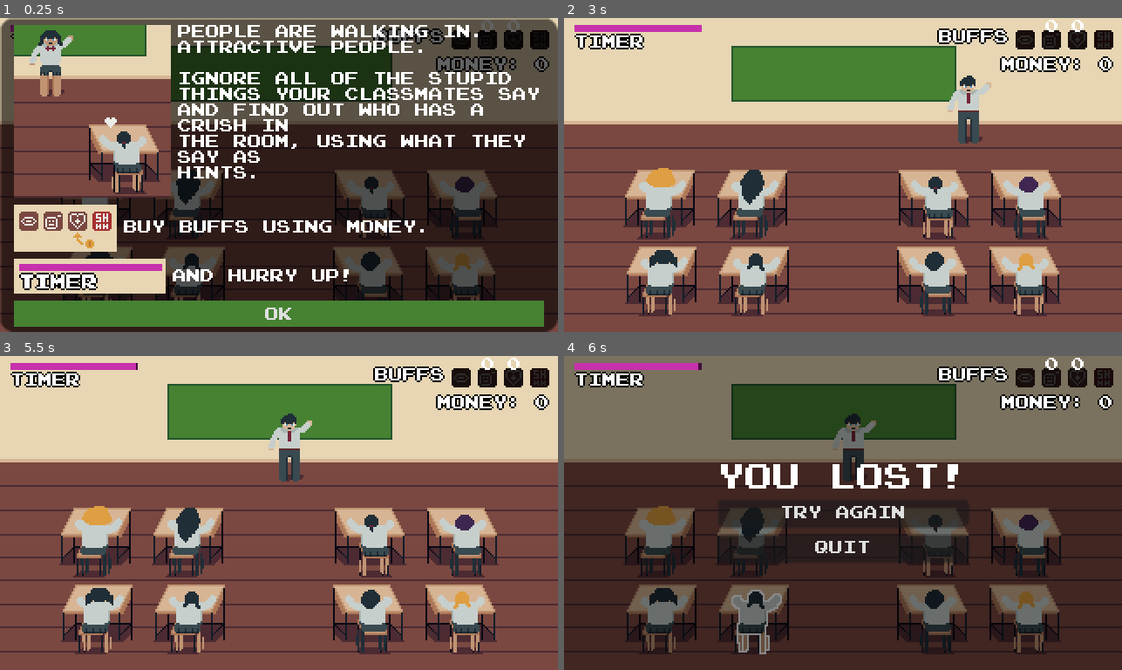
Above: before the commit, frames 1-4 (two rows, left to right).
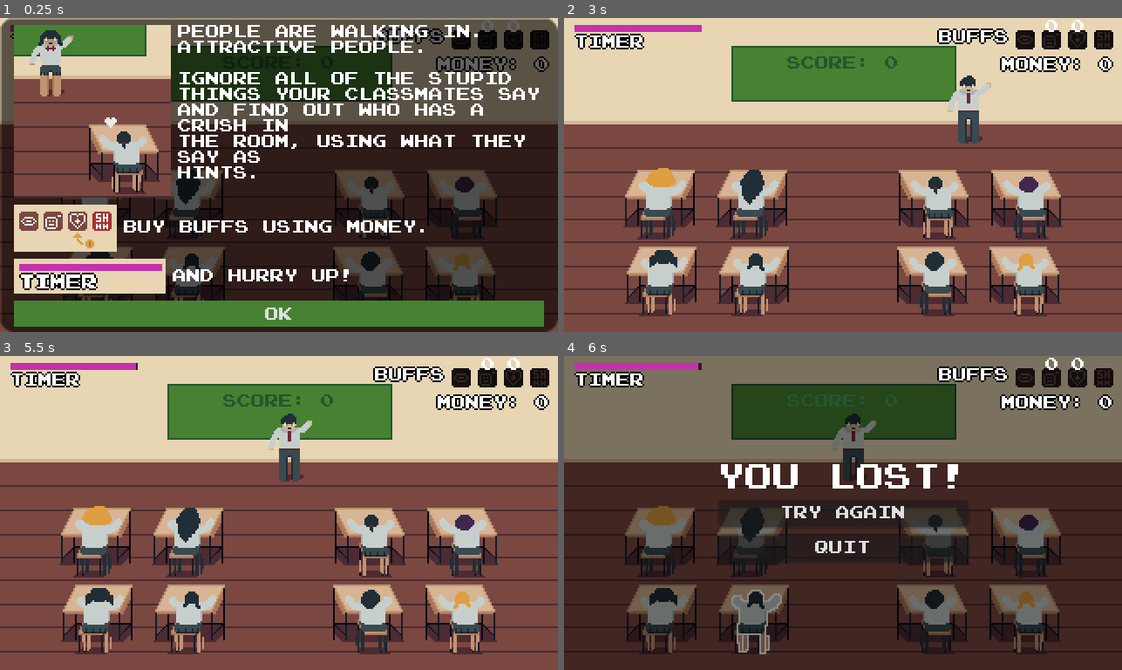
Above: after the commit, the same moments.

Repository: donovan-cartier/school-crush-mxj3
Game: Godot game, scene res://Game/game.tscn
Two runs of this game, one before a commit and one after it. Both use one fixed random seed, a clock stepped at 60 frames per second and the inputs below.
Inputs (mouse positions are in pixels of both pictures, inside the frame that each line leads up to):
- Up to frame 1 (0.25 s): no input
- Up to frame 2 (3 s): click "OK" at 0.5 s; tap Enter at 1.25 s; move the mouse to (664, 203) at 1.27 s; click (664, 203) at 1.42 s; click "TRY AGAIN" at 2 s; click "OK" at 2.75 s
- Up to frame 3 (5.5 s): tap Space at 3.5 s; move the mouse to (189, 541) at 3.52 s; click (189, 541) at 3.67 s; click "TRY AGAIN" at 4.25 s; click "OK" at 5 s
- Up to frame 4 (6 s): tap Enter at 5.75 s; move the mouse to (753, 616) at 5.77 s; click (753, 616) at 5.92 s

The runs differ from the first frame. In frame 2, 0.3% of the frame differs, in the area x 40-60%, y 12-17%; in frame 3, 0.3%; in frame 4, less than 0.1%.

Commit message:
final touch: sounds, score

Diff:
--- a/Game/LoveInterest.gd
+++ b/Game/LoveInterest.gd
@@ -2,15 +2,18 @@
 
 @onready var animation_player: AnimationPlayer = $AnimationPlayer
 @export var love_interest_sprites: Array[Texture2D]
+@onready var audio_stream_player: AudioStreamPlayer = $AudioStreamPlayer
 
 signal crush_entered
 
 func new_sequence(first: bool = false) -> void:
 	if !first:
+		audio_stream_player.play()
 		animation_player.play_backwards("enter")
 		await animation_player.animation_finished
 	texture = love_interest_sprites.pick_random()
 	animation_player.play("enter")
+	audio_stream_player.play()
 	crush_entered.emit()
 
 # Called every frame. 'delta' is the elapsed time since the previous frame.
--- a/Game/UI.gd
+++ b/Game/UI.gd
@@ -2,11 +2,14 @@
 
 @onready var points_label: Label = $Points
 @onready var ok_label_animation_player: AnimationPlayer = $OKLabel/AnimationPlayer
-
+@onready var score: Label = $Score
+@onready var game: Game = get_tree().get_root().get_node("Game")
 
 func _on_game_obtained_points(total_points) -> void:
 	points_label.text = "MONEY: " + str(total_points)
 	ok_label_animation_player.play("show")
+	game.score += 1
+	score.text = "SCORE: " + str(game.score)
 
 
 func _on_game_spent_points(total_points: Variant) -> void:
--- a/Game/game.gd
+++ b/Game/game.gd
@@ -5,6 +5,7 @@
 var character_in_love_ref: Character
 
 var points: int = 0
+var score: int = 0
 
 var classmate_buff_cost: int = 10
 var crush_buff_cost: int = 10
@@ -19,6 +20,8 @@
 @export var game_over_screen: Control
 @export var tutorial_screen: Control
 @export var game_timer: GameTimer
+@export var bgm_player: AudioStreamPlayer
+@export var win_player: AudioStreamPlayer
 
 var current_round: int = 0
 
@@ -54,6 +57,8 @@
 	obtained_points.emit(points)
 	round_won.emit(current_round)
 	check_buff_costs()
+	win_player.play()
+
 
 func lose() -> void:
 	game_over_screen.show()
@@ -110,6 +115,7 @@
 func _on_start_button_pressed() -> void:
 	love_interest.new_sequence(true)
 	tutorial_screen.hide()
+	bgm_player.play()
 
 
 func _on_try_again_button_pressed() -> void:
--- a/Game/game.tscn
+++ b/Game/game.tscn
@@ -28,12 +28,15 @@
 [ext_resource type="Texture2D" uid="uid://ysho37f6hwxa" path="res://UI/Assets/icon_buff_classmate_pressed.png" id="13_cnknd"]
 [ext_resource type="Script" path="res://UI/BuffLevel.gd" id="13_grle7"]
 [ext_resource type="Texture2D" uid="uid://tintuvycrngm" path="res://UI/Assets/icon_buff_classmate_hover.png" id="14_omdep"]
+[ext_resource type="AudioStream" uid="uid://byck17eqnxq8p" path="res://Audio/Assets/slide.wav" id="15_qi2an"]
 [ext_resource type="Texture2D" uid="uid://c56nuwtp0wr13" path="res://UI/Assets/icon_buff_crush_pressed.png" id="17_bhut7"]
 [ext_resource type="Texture2D" uid="uid://b66w1rckcnnub" path="res://UI/Assets/icon_buff_crush_hover.png" id="18_sm0u5"]
 [ext_resource type="Texture2D" uid="uid://c2utm36lw1we" path="res://UI/Assets/icon_buff_shhh_pressed.png" id="20_fosrm"]
 [ext_resource type="Texture2D" uid="uid://6qtgwotden6u" path="res://UI/Assets/icon_buff_shhh_hover.png" id="21_swrab"]
 [ext_resource type="Script" path="res://UI/GameTimer.gd" id="25_33uql"]
 [ext_resource type="PackedScene" uid="uid://d36w50j327ws1" path="res://UI/tutorial.tscn" id="34_4kbji"]
+[ext_resource type="AudioStream" uid="uid://sdbatnxyj4hw" path="res://Audio/Assets/bgmmxj3.ogg" id="35_kssvp"]
+[ext_resource type="AudioStream" uid="uid://d2hjivho2jski" path="res://Audio/Assets/valid.wav" id="37_8pab3"]
 
 [sub_resource type="ShaderMaterial" id="ShaderMaterial_ji43w"]
 resource_local_to_scene = true
@@ -159,12 +162,20 @@
 outline_size = 2
 outline_color = Color(0, 0, 0, 1)
 
-[node name="Game" type="Node2D" node_paths=PackedStringArray("love_interest", "game_over_screen", "tutorial_screen", "game_timer")]
+[sub_resource type="LabelSettings" id="LabelSettings_bsgfb"]
+font = ExtResource("9_t4lpy")
+font_size = 8
+font_color = Color(0.145098, 0.337255, 0.180392, 1)
+outline_color = Color(1, 1, 1, 0.0745098)
+
+[node name="Game" type="Node2D" node_paths=PackedStringArray("love_interest", "game_over_screen", "tutorial_screen", "game_timer", "bgm_player", "win_player")]
 script = ExtResource("1_3nbi6")
 love_interest = NodePath("LoveInterest")
 game_over_screen = NodePath("CanvasLayer/GameOver")
 tutorial_screen = NodePath("CanvasLayer/Tutorial")
 game_timer = NodePath("CanvasLayer/UI/GameTimer")
+bgm_player = NodePath("BGM")
+win_player = NodePath("WinSFX")
 
 [node name="Background" type="Sprite2D" parent="."]
 texture = ExtResource("1_l1kaf")
@@ -245,6 +256,9 @@
 libraries = {
 "": SubResource("AnimationLibrary_0cn3m")
 }
+
+[node name="AudioStreamPlayer" type="AudioStreamPlayer" parent="LoveInterest"]
+stream = ExtResource("15_qi2an")
 
 [node name="CanvasLayer" type="CanvasLayer" parent="."]
 
@@ -439,7 +453,22 @@
 label_settings = SubResource("LabelSettings_14qq0")
 vertical_alignment = 1
 
+[node name="Score" type="Label" parent="CanvasLayer/UI"]
+offset_left = 128.0
+offset_top = 16.0
+offset_right = 192.0
+offset_bottom = 37.0
+text = "SCORE: 0"
+label_settings = SubResource("LabelSettings_bsgfb")
+vertical_alignment = 1
+
 [node name="Tutorial" parent="CanvasLayer" instance=ExtResource("34_4kbji")]
+
+[node name="BGM" type="AudioStreamPlayer" parent="."]
+stream = ExtResource("35_kssvp")
+
+[node name="WinSFX" type="AudioStreamPlayer" parent="."]
+stream = ExtResource("37_8pab3")
 
 [connection signal="bought_classmate_buff" from="." to="CanvasLayer/Buffs/ClassmateBuffButton/BuffLevel" method="_on_game_bought_classmate_buff"]
 [connection signal="bought_crush_buff" from="." to="CanvasLayer/Buffs/CrushBuffButton/BuffLevel" method="_on_game_bought_crush_buff"]
--- a/UI/speech_bubble.gd
+++ b/UI/speech_bubble.gd
@@ -1,7 +1,9 @@
 extends TextureRect
 
+@onready var audio_stream_player: AudioStreamPlayer = $AudioStreamPlayer
 
 # Called when the node enters the scene tree for the first time.
 func _ready() -> void:
+	audio_stream_player.pitch_scale = randf_range(.8, 1.2)
 	await get_tree().create_timer(2.0).timeout
 	queue_free()
--- a/UI/speech_bubble.tscn
+++ b/UI/speech_bubble.tscn
@@ -1,8 +1,9 @@
-[gd_scene load_steps=4 format=3 uid="uid://emffhijqgks6"]
+[gd_scene load_steps=5 format=3 uid="uid://emffhijqgks6"]
 
 [ext_resource type="Texture2D" uid="uid://dfdo6n13ihxkr" path="res://UI/Assets/ui_speech_bubble.png" id="1_mhirh"]
 [ext_resource type="Script" path="res://UI/speech_bubble.gd" id="2_8va37"]
 [ext_resource type="FontFile" uid="uid://dpxifyakt7st" path="res://Fonts/PressStart2P.ttf" id="3_8u6is"]
+[ext_resource type="AudioStream" uid="uid://b3bwnryad6br2" path="res://Audio/Assets/speak.wav" id="4_jj1q0"]
 
 [node name="SpeechBubble" type="TextureRect" groups=["message"]]
 modulate = Color(1, 1, 1, 0.662745)
@@ -26,3 +27,7 @@
 theme_override_font_sizes/font_size = 8
 text = "YOU ARE TALKING TOO LOUDLY."
 vertical_alignment = 1
+
+[node name="AudioStreamPlayer" type="AudioStreamPlayer" parent="."]
+stream = ExtResource("4_jj1q0")
+autoplay = true
Not shown, added: Audio/Assets/bgmmxj3.ogg.import
Not shown, added: Audio/Assets/slide.wav.import
Not shown, added: Audio/Assets/speak.wav.import
Not shown, added: Audio/Assets/valid.wav.import
Not shown: 1 places in Game/game.tscn that only renumber resources
Not shown, added: export_presets.cfg
Not shown, added: Audio/Assets/bgmmxj3.ogg
Not shown, added: Audio/Assets/slide.wav
Not shown, added: Audio/Assets/speak.wav
Not shown, added: Audio/Assets/valid.wav
